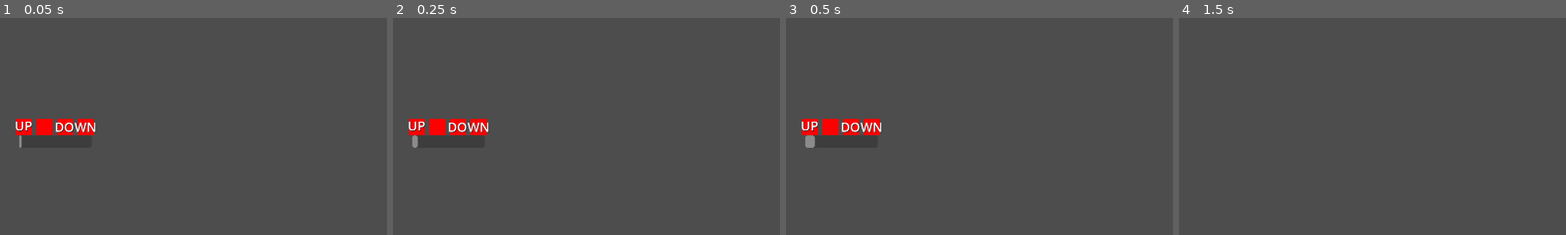
Above: before the commit, frames 1-4 (left to right).
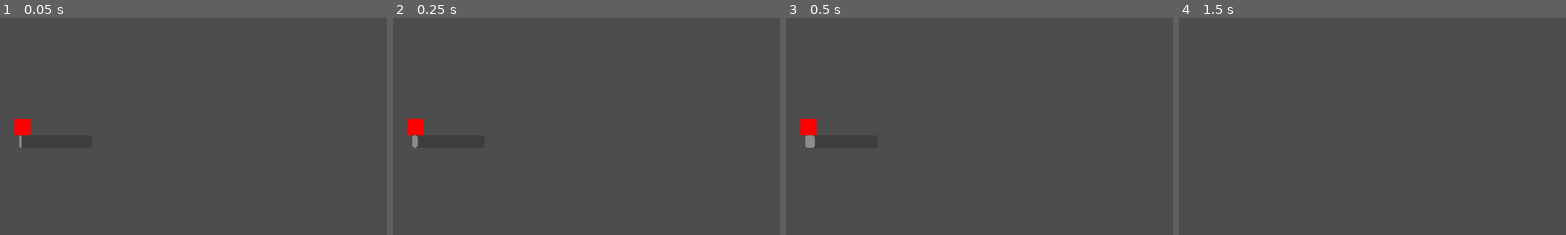
Above: after the commit, the same moments.

Repository: boneyard24/VGGJ2026
Game: Godot game, scene res://Scenes/QTE/QTEPopup.tscn
The game is run twice, just before and just after one commit, with the same random seed, the same clock (stepped at 60 frames per second) and the same inputs. This scene is started directly instead of the project's main scene.
Inputs:
- Up to frame 1 (0.05 s): no input
- Up to frame 2 (0.25 s): no input
- Up to frame 3 (0.5 s): no input
- Up to frame 4 (1.5 s): tap Enter (enter) at 0.5, 0.6, 1.35 s; hold Right (right) 0.53-1.28 s; tap Space at 1.25 s; hold Down (down) from 1.28 s (still down)
The pictures show only the part of the screen within x 0-50%, y 9-59%; the shares and areas given below are measured in that part.

The runs differ from the first frame. In frame 1, 1.2% of the frame differs, in the area x 3-25%, y 46-55%; in frame 2, 1.2%; in frame 3, 1.2%; in frame 4, nothing differs.

Commit message:
qte now creates multiple combo patterns, setup horz box scaling

Diff:
--- a/trainger/Scenes/QTE/SpriteBoxContainer/SpriteBoxContainer.tscn
+++ b/trainger/Scenes/QTE/SpriteBoxContainer/SpriteBoxContainer.tscn
@@ -3,9 +3,18 @@
 [ext_resource type="Script" uid="uid://clehxreppukdt" path="res://Scenes/QTE/SpriteBoxContainer/sprite_box_container.gd" id="1_uryap"]
 
 [node name="HBoxContainer" type="HBoxContainer" unique_id=1093026482]
-offset_left = -111.0
-offset_top = -60.0
-offset_right = 109.0
+anchors_preset = 8
+anchor_left = 0.5
+anchor_top = 0.5
+anchor_right = 0.5
+anchor_bottom = 0.5
+offset_left = -110.0
+offset_top = -30.0
+offset_right = 110.0
+offset_bottom = 30.0
+grow_horizontal = 2
+grow_vertical = 2
+size_flags_horizontal = 3
 script = ExtResource("1_uryap")
 
 [node name="ColorRect" type="ColorRect" parent="." unique_id=1343449731]
--- a/trainger/Scenes/QTE/SpriteBoxContainer/sprite_box_container.gd
+++ b/trainger/Scenes/QTE/SpriteBoxContainer/sprite_box_container.gd
@@ -1,10 +1,13 @@
 class_name sprite_box_container
 extends HBoxContainer
 
-
+var cr : ColorRect
 # Called when the node enters the scene tree for the first time.
 func _ready() -> void:
-	pass # Replace with function body.
+	for child in get_children():
+		child.queue_free()
+	#MakeSprites(5)
+	#pass # Replace with function body.
 
 
 # Called every frame. 'delta' is the elapsed time since the previous frame.
@@ -16,5 +19,39 @@
 		print("SPRITE LOOP")
 		#instantiate sprite into hbox
 
+func MakeNewSprites(combo:Array[String]):
+	for i in combo:
+		AddNewSprite(i)
+
+func AddNewSprite(input:String):
+	# 1. Create a new ColorRect instance
+	var my_color_rect := ColorRect.new()
+	my_color_rect.custom_minimum_size = Vector2(40, 40)
+	my_color_rect.size_flags_horizontal = Control.SIZE_EXPAND
+	my_color_rect.size_flags_vertical = Control.SIZE_EXPAND
+
+	if (input == "up"):
+		my_color_rect.color = Color(1, 0, 0, 1)
+	elif (input == "down"):
+		my_color_rect.color = Color(0.331, 0.487, 1.0, 1.0)
+	elif (input == "left"):
+		my_color_rect.color = Color(0.529, 0.571, 0.0, 1.0)
+	elif (input == "right"):
+		my_color_rect.color = Color(0.807, 0.002, 0.989, 1.0)
+
+	add_child(my_color_rect)
+
 func sbc_test():
 	print("SPRITE CONNECTED")
+	# 1. Create a new ColorRect instance
+	var my_color_rect := ColorRect.new()
+
+	# 2. Set its properties
+	# Note: ColorRect inherits from Control, so it uses 'position' and 'size'
+	#my_color_rect.position = Vector2(100, 100) # Set top-left position
+	#my_color_rect.size = Vector2(100, 100)   # Set width and height
+	my_color_rect.custom_minimum_size = Vector2(40, 40)
+	my_color_rect.color = Color(1, 0, 0, 1)   # Set color to red (R, G, B, A, values 0-1)
+
+	# 3. Add the new node to the scene tree
+	add_child(my_color_rect)
--- a/trainger/Scenes/QTE/combo_tracker.gd
+++ b/trainger/Scenes/QTE/combo_tracker.gd
@@ -16,8 +16,9 @@
 	#timer.wait_time = combo_window
 	#timer.one_shot = true
 
-func Setup(combo_length: int):
-	SPECIAL_MOVE = Globals.GenerateQTECombo(combo_length)
+func Setup(combo: Array[String]):
+	#SPECIAL_MOVE = Globals.GenerateQTECombo(combo_length)
+	SPECIAL_MOVE = combo
 	input_tracking = true
 
 
--- a/trainger/Scenes/QTE/qte_popup.gd
+++ b/trainger/Scenes/QTE/qte_popup.gd
@@ -24,11 +24,15 @@
 	TimerBar.min_value = 0
 	TimerBar.max_value = randTime
 
+	var ComboInputs = Globals.GenerateQTECombo(ComboLength)
+
 	QTETimer.timeout.connect(_on_timer_timeout)
 	QTETimer.start(randTime) # Manually start the timer if Auto Start is off
 
 	ComboTracker.combo_result.connect(end_qte)
-	ComboTracker.Setup(ComboLength)
+	ComboTracker.Setup(ComboInputs)
+
+	SpriteBoxContainer.MakeNewSprites(ComboInputs)
 
 
 	"""
